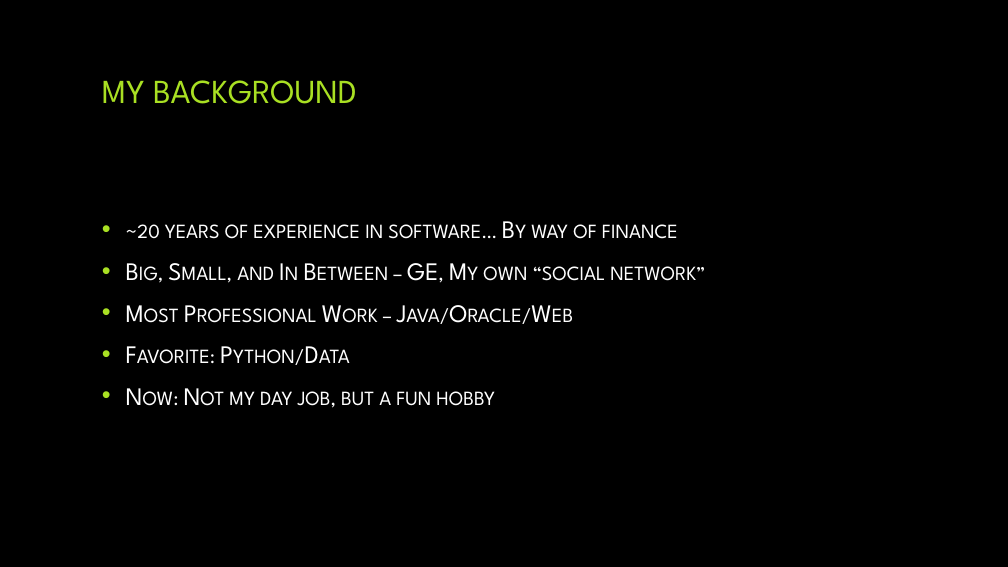
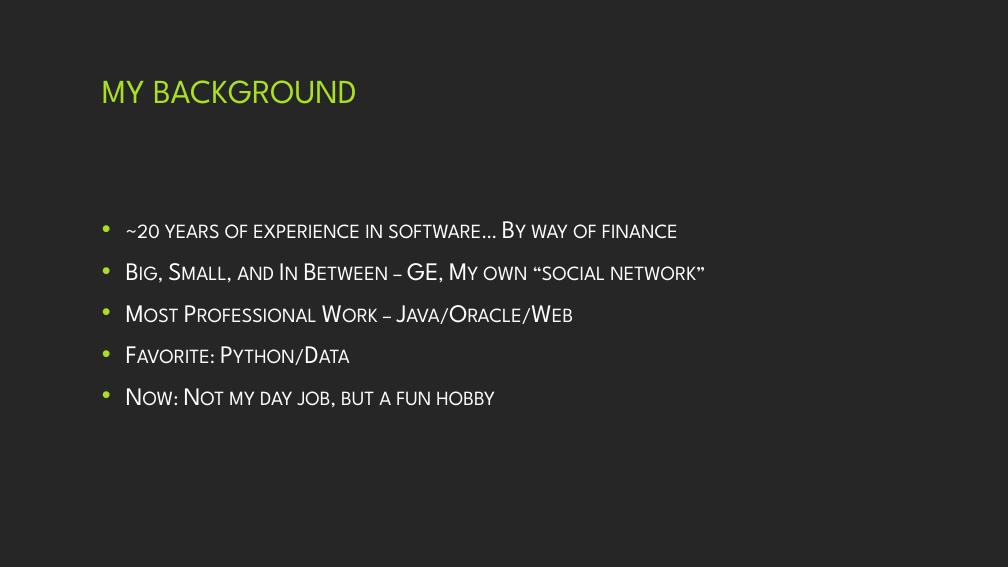
Before and after one commit to jjdm/cissp-software, a slide deck: slide 3 of docs/Software Development - CISSP.pptx. Drawn at 1008x567 pixels with LibreOffice and Linux fonts; fonts in the diff are those of the drawing; background and template pictures are left out. Boxes give left, top, right and bottom in pixels: in the first picture for what was removed or moved away, otherwise in the second. Text is boxed around its words. In the diff, an @@ line names an element or a change of style, - is before the commit and + after.

Commit message:
Fixing slide background

```diff
--- a/docs/Software Development - CISSP.pptx
+++ b/docs/Software Development - CISSP.pptx
@@ background picture (left out) to #262626 @@
```
Also in this commit, not shown: 18 other slides changed.
